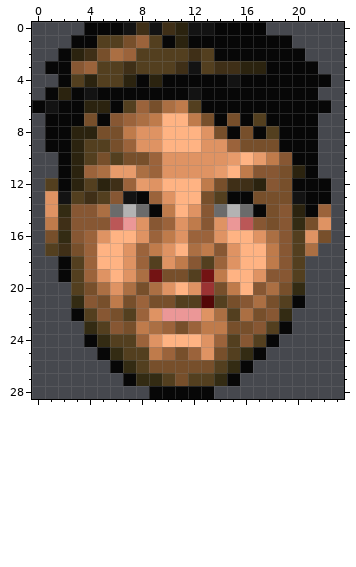
Edited in one commit: pixel-art sprite (graphics/stfst10.png). That is the earlier state.
The file is 24x29 pixels.
After the commit:
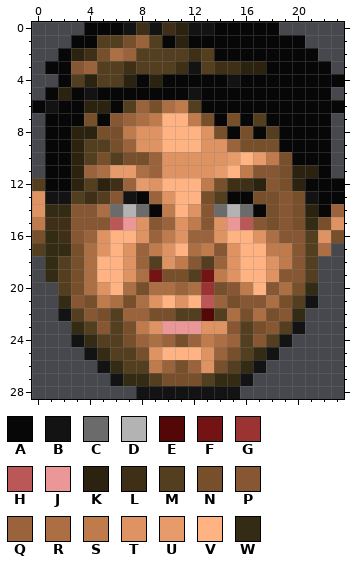
Palette (. is transparent): A #070707  B #131313  C #6b6b6b  D #b3b3b3  E #530707  F #731313  G #9b3333  H #bb5757  J #eb9797  K #2b230f  L #3f2f17  M #533f1f  N #774f2b  P #875733  Q #9b633b  R #ab6f43  S #bf7b4b  T #df9363  U #e79b6b  V #ffb383  W #332b13
Diff:
{"y":0,"x":18,"old":".","new":"A"}
{"y":1,"x":20,"old":".","new":"A"}
{"y":2,"x":21,"old":".","new":"A"}
{"y":3,"x":22,"old":".","new":"A"}
{"y":4,"x":23,"old":".","new":"A"}
{"y":5,"x":22,"old":".","new":"A"}
{"y":6,"x":23,"old":".","new":"A"}
{"y":7,"x":22,"old":".","new":"A"}
{"y":8,"x":22,"old":".","new":"A"}
{"y":9,"x":22,"old":".","new":"A"}
{"y":10,"x":1,"old":".","new":"A"}
{"y":10,"x":19,"old":"P","new":"N"}
{"y":10,"x":22,"old":".","new":"A"}
{"y":11,"x":1,"old":".","new":"A"}
{"y":11,"x":21,"old":"A.","new":"KA"}
{"y":12,"x":0,"old":".M","new":"MA"}
{"y":12,"x":20,"old":"A","new":"K"}
{"y":12,"x":23,"old":".","new":"A"}
{"y":13,"x":0,"old":".T","new":"TB"}
{"y":13,"x":19,"old":"NBA","new":"PNB"}
{"y":13,"x":23,"old":".","new":"A"}
{"y":14,"x":0,"old":".T","new":"TW"}
{"y":14,"x":20,"old":"KAQ.","new":"NKAQ"}
{"y":15,"x":0,"old":".S","new":"SL"}
{"y":15,"x":20,"old":"WNT.","new":"NWNT"}
{"y":16,"x":0,"old":".NW","new":"NWL"}
{"y":16,"x":20,"old":"MTN.","new":"PMTN"}
{"y":17,"x":0,"old":".ML","new":"MWW"}
{"y":17,"x":4,"old":"QV","new":"RT"}
{"y":17,"x":19,"old":"PMR.","new":"SPMR"}
{"y":18,"x":1,"old":".AMQ","new":"WMNR"}
{"y":18,"x":18,"old":"SPM.","new":"TSPM"}
{"y":19,"x":1,"old":".AMQT","new":"WMNRV"}
{"y":19,"x":15,"old":"V","new":"T"}
{"y":19,"x":17,"old":"TP","new":"VT"}
{"y":19,"x":20,"old":"M.","new":"PM"}
{"y":20,"x":2,"old":".MNRT","new":"MNRTV"}
{"y":20,"x":10,"old":"TVT","new":"RQR"}
{"y":20,"x":15,"old":"SVPRNW.","new":"PSVPRNW"}
{"y":21,"x":2,"old":".WPNS","new":"WPNSR"}
{"y":21,"x":8,"old":"QNNMMEM","new":"RTVTVHQ"}
{"y":21,"x":17,"old":"RNMA.","new":"PRNMB"}
{"y":22,"x":2,"old":".AMPNM","new":"BMPNMQ"}
{"y":22,"x":9,"old":"TJJJTRMRNPW.","new":"NNMMEMRNRNPW"}
{"y":23,"x":3,"old":".WMP","new":"WMPM"}
{"y":23,"x":9,"old":"RQNQSSNNPMA.","new":"TJJJTTPMNPMB"}
{"y":24,"x":3,"old":".AW","new":"BWM"}
{"y":24,"x":7,"old":"M","new":"N"}
{"y":24,"x":9,"old":"TVVVTQMPMA.","new":"RQNQSRQMPMB"}
{"y":25,"x":4,"old":".AW","new":"BWM"}
{"y":25,"x":8,"old":"MSQNQ","new":"NTVVV"}
{"y":25,"x":14,"old":"NMWA.","new":"QNMWB"}
{"y":26,"x":5,"old":".AW","new":"BWM"}
{"y":26,"x":9,"old":"NN","new":"SQ"}
{"y":26,"x":12,"old":"NNMWA.","new":"QTNMWB"}
{"y":27,"x":6,"old":".A","new":"BW"}
{"y":27,"x":9,"old":"WM","new":"MN"}
{"y":27,"x":12,"old":"M","new":"N"}
{"y":27,"x":15,"old":"A.","new":"WB"}
{"y":28,"x":8,"old":".AAAAA..","new":"BBBBBBBB"}
